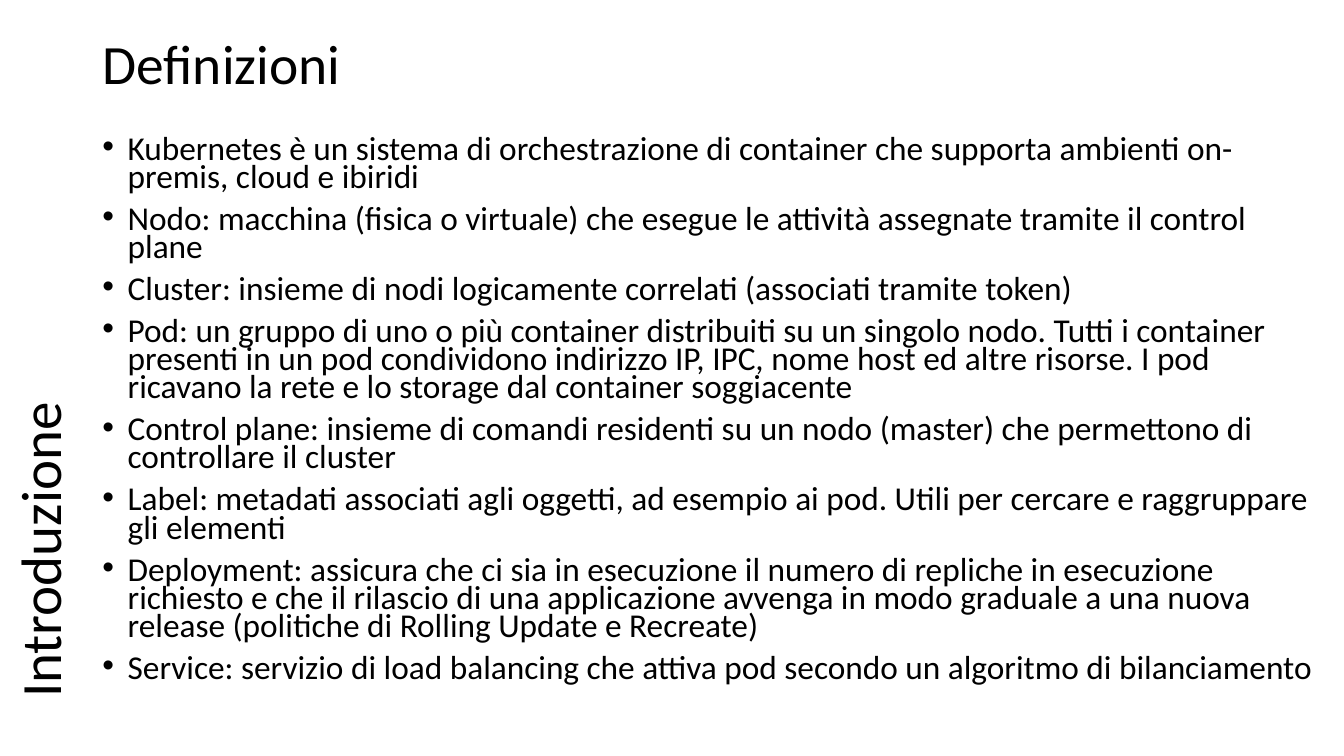
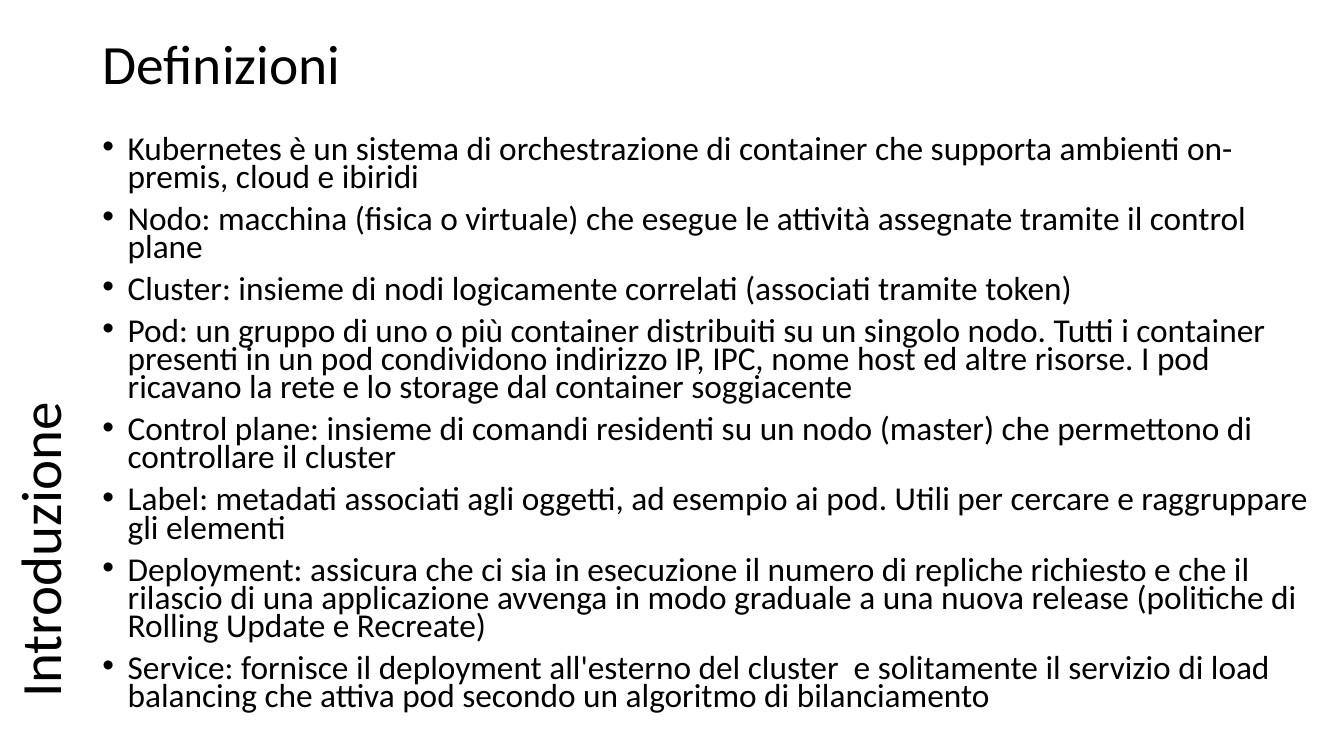
Before and after one commit to scastagnoli/academySisal, a slide deck: slide 3 of kubernetes.pptx. Drawn at 1344x756 pixels with LibreOffice and Linux fonts; fonts in the diff are those of the drawing. Boxes give left, top, right and bottom in pixels: in the first picture for what was removed or moved away, otherwise in the second. Text is boxed around its words. In the diff, an @@ line names an element or a change of style, - is before the commit and + after.

```diff
--- a/kubernetes.pptx
+++ b/kubernetes.pptx
@@ text at (128,558,1296,713): text changed @@
-• Deployment: assicura che ci sia in esecuzione il numero di repliche in esecuzione richiesto e che il rilascio di una applicazione avvenga in modo graduale a una nuova release (politiche di Rolling Update e Recreate)
-• Service: servizio di load balancing che attiva pod secondo un algoritmo di bilanciamento
+• Deployment: assicura che ci sia in esecuzione il numero di repliche richiesto e che il rilascio di una applicazione avvenga in modo graduale a una nuova release (politiche di Rolling Update e Recreate)
+• Service: fornisce il deployment all'esterno del cluster e solitamente il servizio di load balancing che attiva pod secondo un algoritmo di bilanciamento
```
Also in this commit, not shown: 8 other slides changed, 1 slide added.
